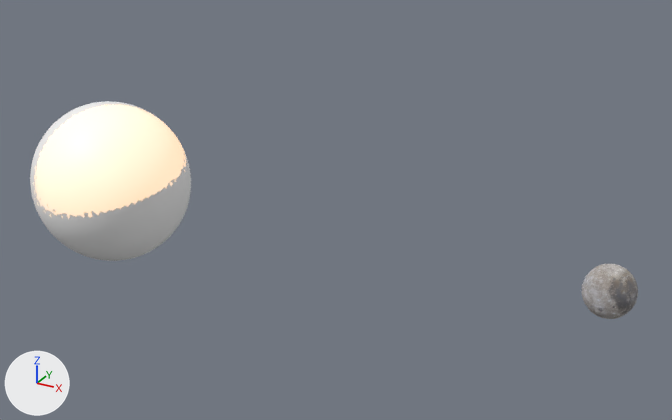
The Blender file blender/earth.blend: old version first, new version second.
Before and after are seen from a camera (50 mm lens) standing at (489.0, -519.0, 277.0) and looking at (194.0, 16.0, 10.0). Every picture has the same lights, and +X, +Y and +Z are marked at lower left. The older version comes first.

Names of what the first picture shows: 'Clouds', 'Earth', 'Moon'.
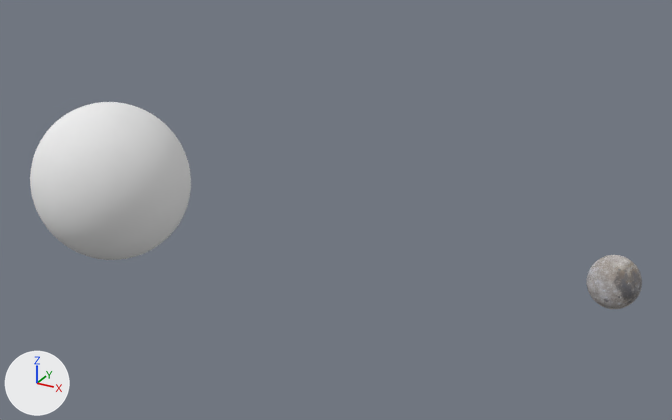
Where the change shows, as pixel boxes (x1, y1, x2, y2) in the pictures (672 x 420 px):
'Clouds', turned
    before: (30, 101, 191, 261)
    after: (30, 102, 191, 260)
'Earth', turned (not visible afterwards)
    before: (33, 105, 186, 219)
'Moon', moved, turned
    before: (582, 264, 638, 319)
    after: (587, 255, 642, 309)

Diff of the bpy script that builds the scene:
```diff
--- a/blender/earth.blend.py
+++ b/blender/earth.blend.py
@@ ob_earth @@
 ob_earth.location = (0.0, 0.0, 0.0)
-ob_earth.rotation_euler = (0.409, 0.0, 0.55)  # degrees (23, 0, 32)
+ob_earth.rotation_euler = (0.034, -0.408, 1.485)  # degrees (1.9, -23, 85)
 ob_earth.scale = (63.7, 63.7, 63.7)
@@ ob_clouds @@
 ob_clouds.location = (0.0, 0.0, 0.0)
-ob_clouds.rotation_euler = (0.409, 2.892, 0.88)  # degrees (23, 166, 50)
+ob_clouds.rotation_euler = (-0.306, -0.276, 2.43)  # degrees (-18, -16, 139)
 ob_clouds.scale = (63.8, 63.8, 63.8)
@@ ob_moon @@
 ob_moon = bpy.data.objects.new('Moon', me_sphere_002)
-ob_moon.location = (391.9, 7.9, 0.0)
-ob_moon.rotation_euler = (0.0, 0.0, 0.0201)  # degrees (0, 0, 1.2)
+ob_moon.location = (391.4, 21.4, 0.0)
+ob_moon.rotation_euler = (0.0, 0.0, 0.0547)  # degrees (0, 0, 3.1)
 ob_moon.scale = (17.2, 17.2, 17.2)
```
